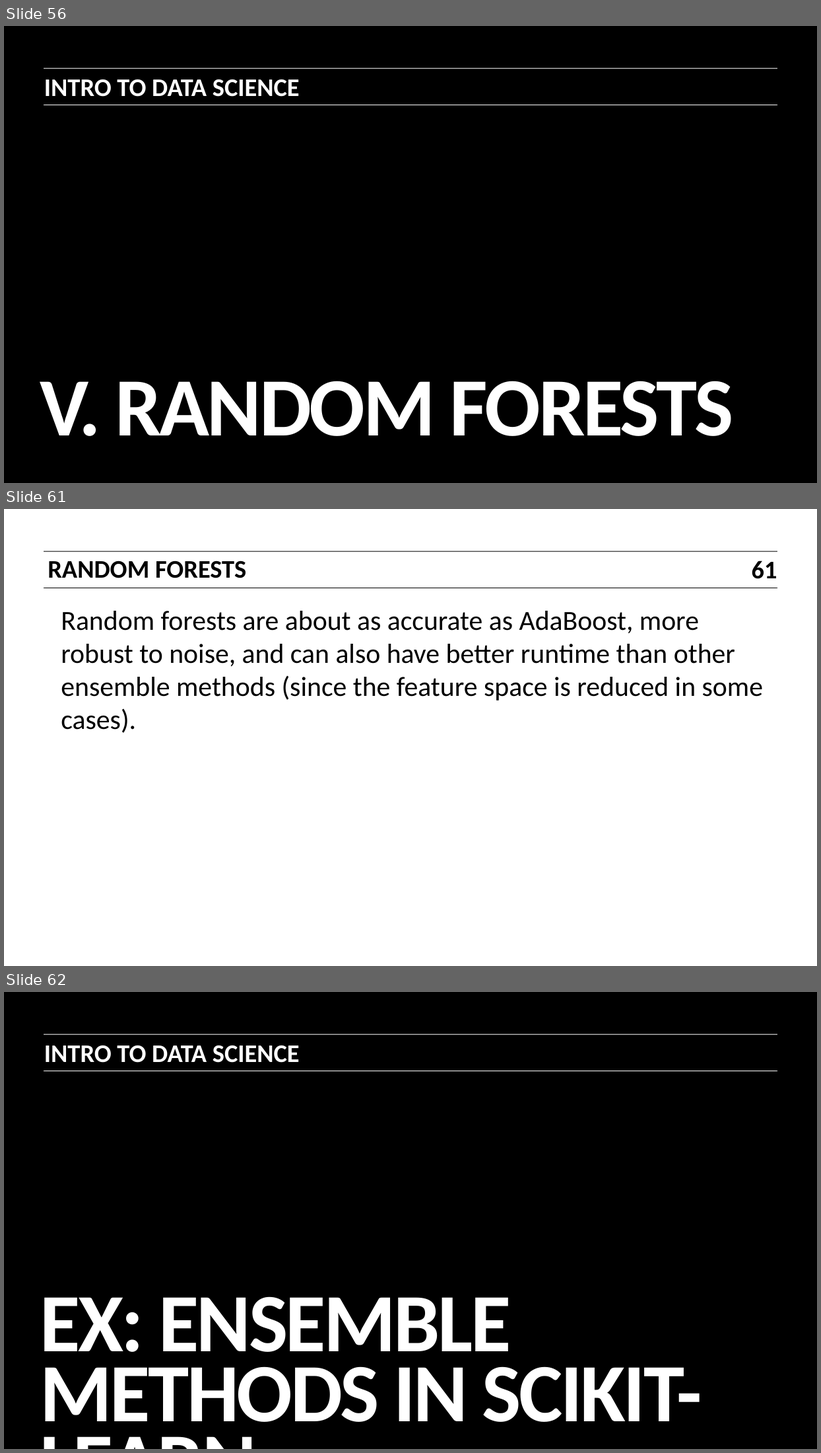
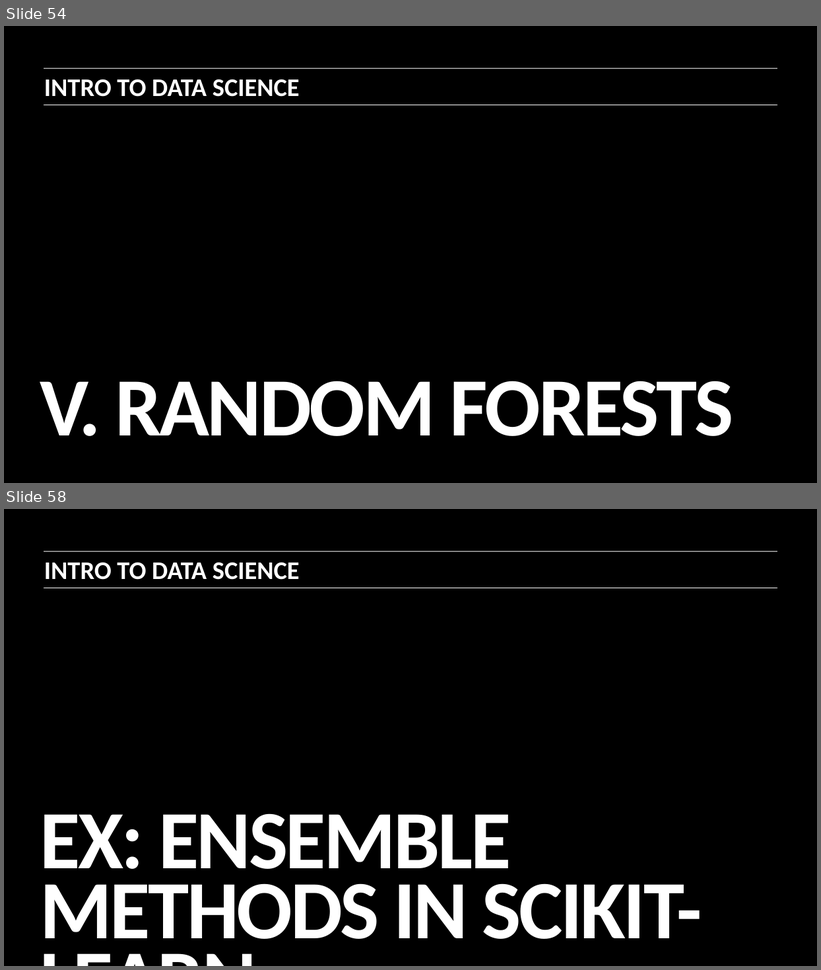
Before and after one commit to ajschumacher/gadsdc, a slide deck: 16-ensemble/slides.pptx. Shown one above the other, each under a label of ours: slides 56, 61 and 62 before the commit, slides 54 and 58 after it; the slides between them are not shown. The pictures are 821x1453 and 821x970 pixels, drawn with LibreOffice and Linux fonts; fonts in the diff are those of the drawing. Boxes give left, top, right and bottom in pixels: in the first picture for what was removed or moved away, otherwise in the second. Text is boxed around its words. In the diff, an @@ line names an element or a change of style, - is before the commit and + after.

Commit message:
ensemble slides pretty good

```diff
--- a/16-ensemble/slides.pptx
+++ b/16-ensemble/slides.pptx
@@ slide 61 removed at box(4, 509, 817, 966), background #FFFFFF @@
@@ line removed from (44, 551) to (778, 551) @@
@@ text removed at box(48, 560, 246, 578) @@
-RANDOM FORESTS
@@ page number removed at box(752, 560, 778, 579) @@
-61
@@ line removed from (44, 588) to (778, 588) @@
@@ text removed at box(61, 611, 763, 700) @@
-Random forests are about as accurate as AdaBoost, more robust to noise, and can also have better runtime than other ensemble methods (since the feature space is reduced in some cases).
@@ what was slide 56 is now slide 54 @@
@@ what was slide 62 is now slide 58 @@
```
Also in this commit, not shown: 3 slides changed, 2 slides added, 5 other slides removed, 1 other file.
